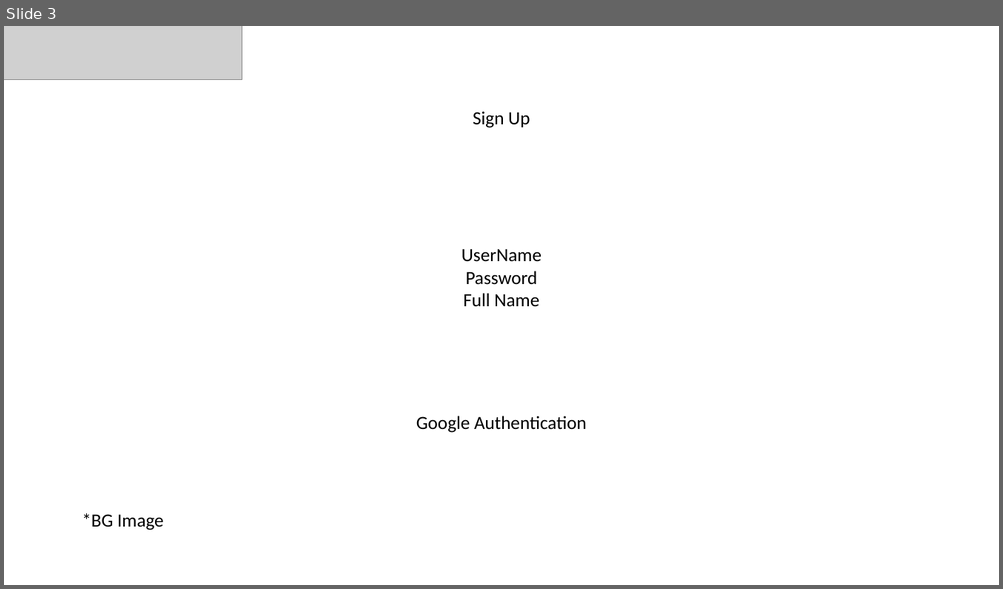
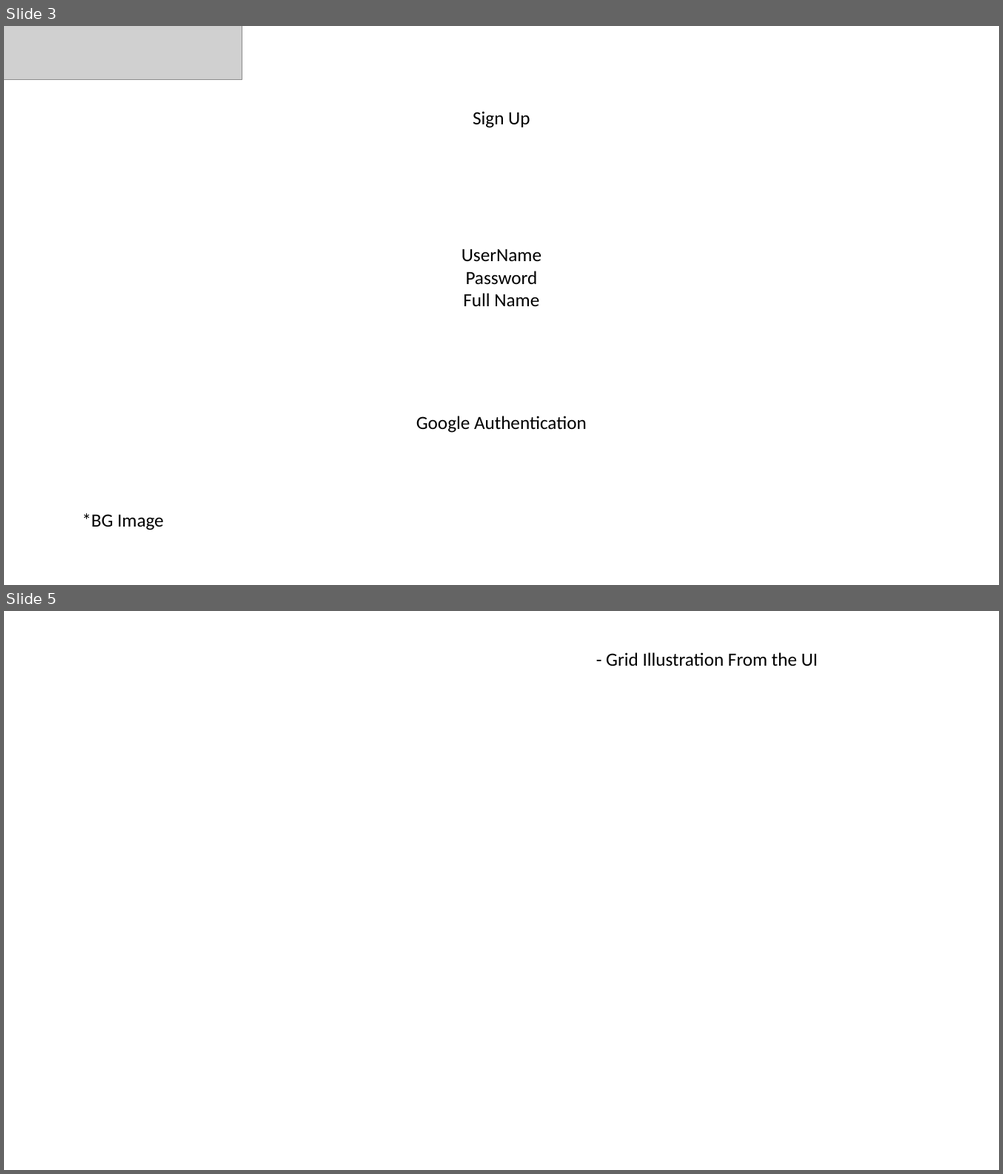
Before and after one commit to BenTuvia96/FinTrack, a slide deck: developers/App_Layout.pptx. Shown one above the other, each under a label of ours: slide 3 before the commit, slides 3 and 5 after it; the slides between them are not shown. The pictures are 1003x589 and 1003x1174 pixels, drawn with LibreOffice and Linux fonts; fonts in the diff are those of the drawing; grey boxes stand for pictures; background and template pictures are left out. Boxes give left, top, right and bottom in pixels: in the first picture for what was removed or moved away, otherwise in the second. Text is boxed around its words. In the diff, an @@ line names an element or a change of style, - is before the commit and + after.

```diff
--- a/developers/App_Layout.pptx
+++ b/developers/App_Layout.pptx
@@ slide 5 added at bbox=[4, 611, 999, 1170], background picture (left out) @@
@@ text added at bbox=[606, 652, 818, 667], 18 pt, text #000000 @@
+- Grid Illustration From the UI
```
Also in this commit, not shown: 1 slide changed, 4 other files.
